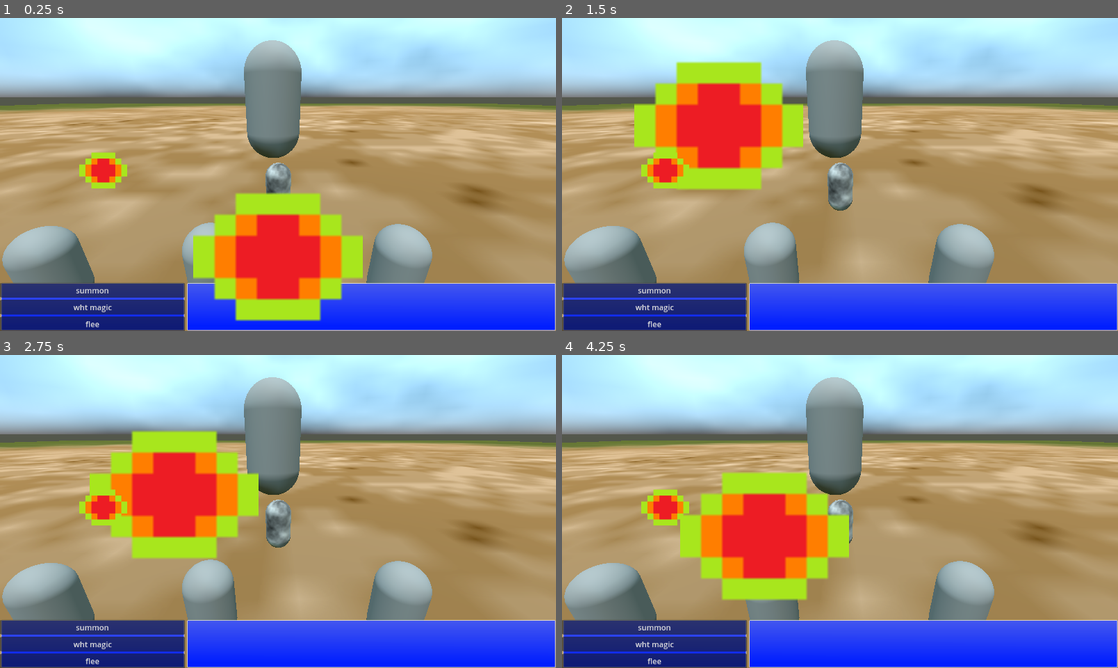
Above: before the commit, frames 1-4 (two rows, left to right).
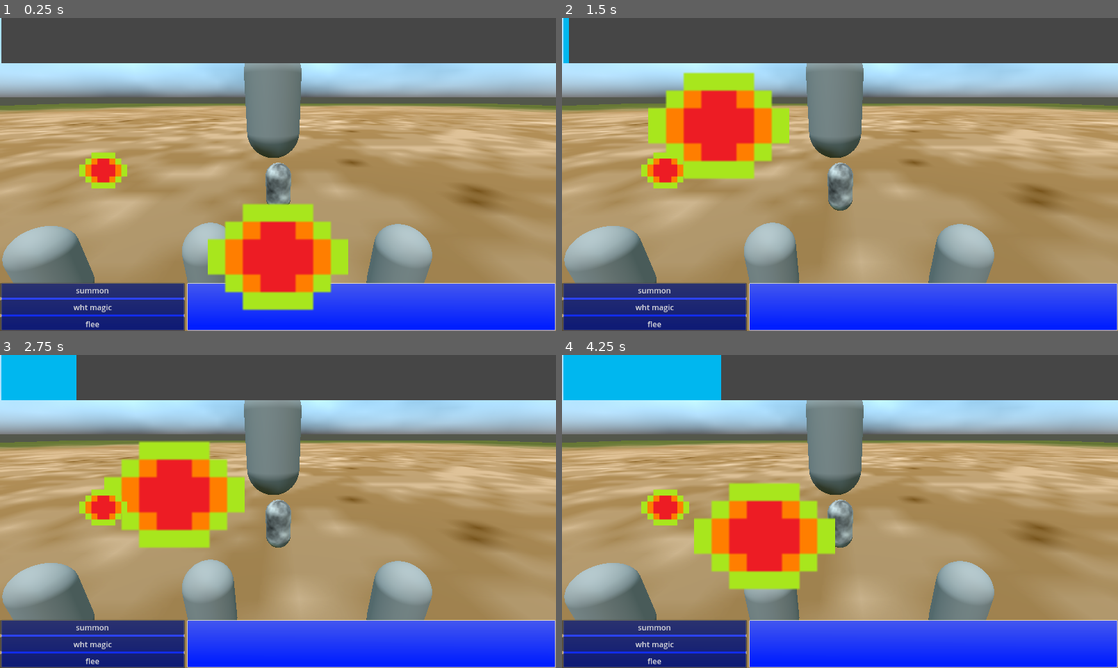
Above: after the commit, the same moments.

Repository: ludovino/BuiltToScale2024
Game: Godot game, scene res://battle/battle_scene.tscn
Two runs of this game, one before a commit and one after it. Both use one fixed random seed, a clock stepped at 60 frames per second and the inputs below.
Inputs:
- Up to frame 1 (0.25 s): no input
- Up to frame 2 (1.5 s): tap Enter (ui_accept) at 0.5, 0.77 s; hold Right (ui_right) 0.53-1.28 s; hold Left (ui_left) from 1.28 s (still down)
- Up to frame 3 (2.75 s): tap Enter (ui_accept) at 1.52 s; release Left (ui_left) at 2.03 s; hold Right (ui_right) from 2.03 s (still down)
- Up to frame 4 (4.25 s): tap Enter (ui_accept) at 3.02, 3.77 s; release Right (ui_right) at 3.53 s; hold Left (ui_left) from 3.53 s (still down)

The runs differ from the first frame. In frame 1, 20% of the frame differs, in the area x 0-100%, y 0-97%; in frame 2, 19%; in frame 3, 19%; in frame 4, 20%.

Commit message:
added progress bar to spirit align game

Diff:
--- a/hell_gates/hell_gates_minigame.gd
+++ b/hell_gates/hell_gates_minigame.gd
@@ -23,8 +23,8 @@
 	current_hell_meter = max(0, current_hell_meter)
 	if(Input.is_action_just_pressed("minigame_button_1")):
 		current_hell_meter += button_press_increment
-		print("BRUH pressed the hell button - increment hell energy")
+		#print("BRUH pressed the hell button - increment hell energy")
 
-	print("HELLO hell value " + str(current_hell_meter))
+	#print("HELLO hell value " + str(current_hell_meter))
 	if(current_hell_meter >= button_meter_goal):
 		succeeded.emit()
--- a/hell_gates/hell_gates_scene.tscn
+++ b/hell_gates/hell_gates_scene.tscn
@@ -6,7 +6,7 @@
 script = ExtResource("1_83w61")
 meter_deplete_per_second = 10.0
 button_press_increment = 3.0
-button_meter_goal = 1.0
+button_meter_goal = 50.0
 
 [node name="Camera3D" type="Camera3D" parent="."]
 transform = Transform3D(-0.99872, -0.00908849, -0.0497537, 0, 0.983722, -0.179696, 0.0505769, -0.179466, -0.982463, -0.00352788, 1.29015, 4.92609)
--- a/spirit_align/spirit_align_minigame.gd
+++ b/spirit_align/spirit_align_minigame.gd
@@ -13,21 +13,44 @@
 
 @export var noise : Noise
 
+var spirit_align_seconds : float
+
+@export var goal_time : float
+@export var time_limit : float
+
+var spirits_aligned : bool
+
+@export var progress_line : TextureProgressBar
+
 
 # Called when the node enters the scene tree for the first time.
 func _ready() -> void:
+	progress_line.max_value = goal_time
 	pass # Replace with function body.
 
 
 # Called every frame. 'delta' is the elapsed time since the previous frame.
 func _process(delta: float) -> void:
+	seconds_passed += delta
+
+	#track align progress
+	if spirits_aligned:
+		spirit_align_seconds += delta
+
+	progress_line.value = spirit_align_seconds
+
+	if spirit_align_seconds >= goal_time:
+		succeeded.emit()
+		return
+
+	if seconds_passed >= time_limit:
+		failed.emit()
+		return
 	#demon spirit movement
-	seconds_passed += delta
+
 	var lerp_point = (sin(seconds_passed * demon_spirit_speed) / 2) + 0.5
 	var lerp_x = noise.get_noise_2d(seconds_passed * demon_spirit_speed, 0) + 0.5
 	var lerp_y = noise.get_noise_2d(0, seconds_passed * demon_spirit_speed)	 + 0.5
-
-	#demon_spirit_area.position.x = lerp(demon_spirit_point_a.x, demon_spirit_point_b.x, lerp_point)
 
 	demon_spirit_area.position.x = lerp(demon_spirit_point_a.x, demon_spirit_point_b.x, lerp_x)
 	demon_spirit_area.position.y = lerp(demon_spirit_point_a.y, demon_spirit_point_b.y, lerp_y)
@@ -35,7 +58,6 @@
 	#player spirit control
 	var velocity = Input.get_vector("minigame_left", "minigame_right", "minigame_up", "minigame_down") * input_sensitivity
 
-	#player_spirit_area.global_position = Vector2(0.0, 0.0)
 	var new_player_pos = Vector2(player_spirit_area.global_position.x + velocity.x,
 	player_spirit_area.global_position.y + velocity.y)
 
@@ -44,5 +66,13 @@
 
 	player_spirit_area.global_position = new_player_pos
 
-	#print("[HELLO] demon area x pos: " + str(demon_spirit_area.position.x) + ", seconds passed " + str(seconds_passed) + " lerp point " + str(lerp_point))
-	pass
+
+func _on_demon_spirit_area_area_entered(area: Area2D) -> void:
+	if(area == player_spirit_area):
+		spirits_aligned = true
+
+
+
+func _on_demon_spirit_area_area_exited(area: Area2D) -> void:
+	if(area == player_spirit_area):
+		spirits_aligned = false
--- a/spirit_align/spirit_align_scene_3d.tscn
+++ b/spirit_align/spirit_align_scene_3d.tscn
@@ -1,7 +1,9 @@
-[gd_scene load_steps=6 format=3 uid="uid://cqqmnp4s4efji"]
+[gd_scene load_steps=8 format=3 uid="uid://cqqmnp4s4efji"]
 
 [ext_resource type="Script" path="res://spirit_align/spirit_align_minigame.gd" id="1_ll5ol"]
 [ext_resource type="Texture2D" uid="uid://b4vihmbrc3rnl" path="res://battle/demon_pellet_64x64.png" id="2_dcwm2"]
+[ext_resource type="Texture2D" uid="uid://b1cyvipr53bek" path="res://hell_gates/textures/progress_bar_empty_big (1).png" id="3_uhv2x"]
+[ext_resource type="Texture2D" uid="uid://72aluedr6b8o" path="res://hell_gates/textures/progress_bar_full_big.png" id="4_uyd1w"]
 
 [sub_resource type="FastNoiseLite" id="FastNoiseLite_i1ket"]
 seed = 20
@@ -13,7 +15,7 @@
 
 [sub_resource type="CircleShape2D" id="CircleShape2D_mq2xc"]
 
-[node name="SpiritAlignScene3d" type="Node3D" node_paths=PackedStringArray("demon_spirit_area", "player_spirit_area")]
+[node name="SpiritAlignScene3d" type="Node3D" node_paths=PackedStringArray("demon_spirit_area", "player_spirit_area", "progress_line")]
 script = ExtResource("1_ll5ol")
 demon_spirit_point_a = Vector2(213, 156)
 demon_spirit_point_b = Vector2(900, 491)
@@ -22,6 +24,9 @@
 demon_spirit_speed = 30.0
 input_sensitivity = 6.0
 noise = SubResource("FastNoiseLite_i1ket")
+goal_time = 10.0
+time_limit = 30.0
+progress_line = NodePath("TextureProgressBar")
 
 [node name="DemonSpiritArea" type="Area2D" parent="."]
 position = Vector2(213, 315)
@@ -31,7 +36,7 @@
 shape = SubResource("CircleShape2D_djd2j")
 
 [node name="Sprite2D" type="Sprite2D" parent="DemonSpiritArea"]
-scale = Vector2(0.39, 0.39)
+scale = Vector2(0.325, 0.325)
 texture = ExtResource("2_dcwm2")
 
 [node name="PlayerSpiritArea" type="Area2D" parent="."]
@@ -44,3 +49,16 @@
 [node name="Sprite2D" type="Sprite2D" parent="PlayerSpiritArea"]
 scale = Vector2(0.31, 0.31)
 texture = ExtResource("2_dcwm2")
+
+[node name="TextureProgressBar" type="TextureProgressBar" parent="."]
+offset_left = 1.0
+offset_right = 649.0
+offset_bottom = 52.0
+max_value = 10.0
+step = 0.05
+value = 1.2
+texture_under = ExtResource("3_uhv2x")
+texture_progress = ExtResource("4_uyd1w")
+
+[connection signal="area_entered" from="DemonSpiritArea" to="." method="_on_demon_spirit_area_area_entered"]
+[connection signal="area_exited" from="DemonSpiritArea" to="." method="_on_demon_spirit_area_area_exited"]
Binary file added: hell_gates/textures/progress_bar_empty_big (1).png
Not shown, added: hell_gates/textures/progress_bar_empty_big (1).png.import
Binary file added: hell_gates/textures/progress_bar_full_big.png
Not shown, added: hell_gates/textures/progress_bar_full_big.png.import
